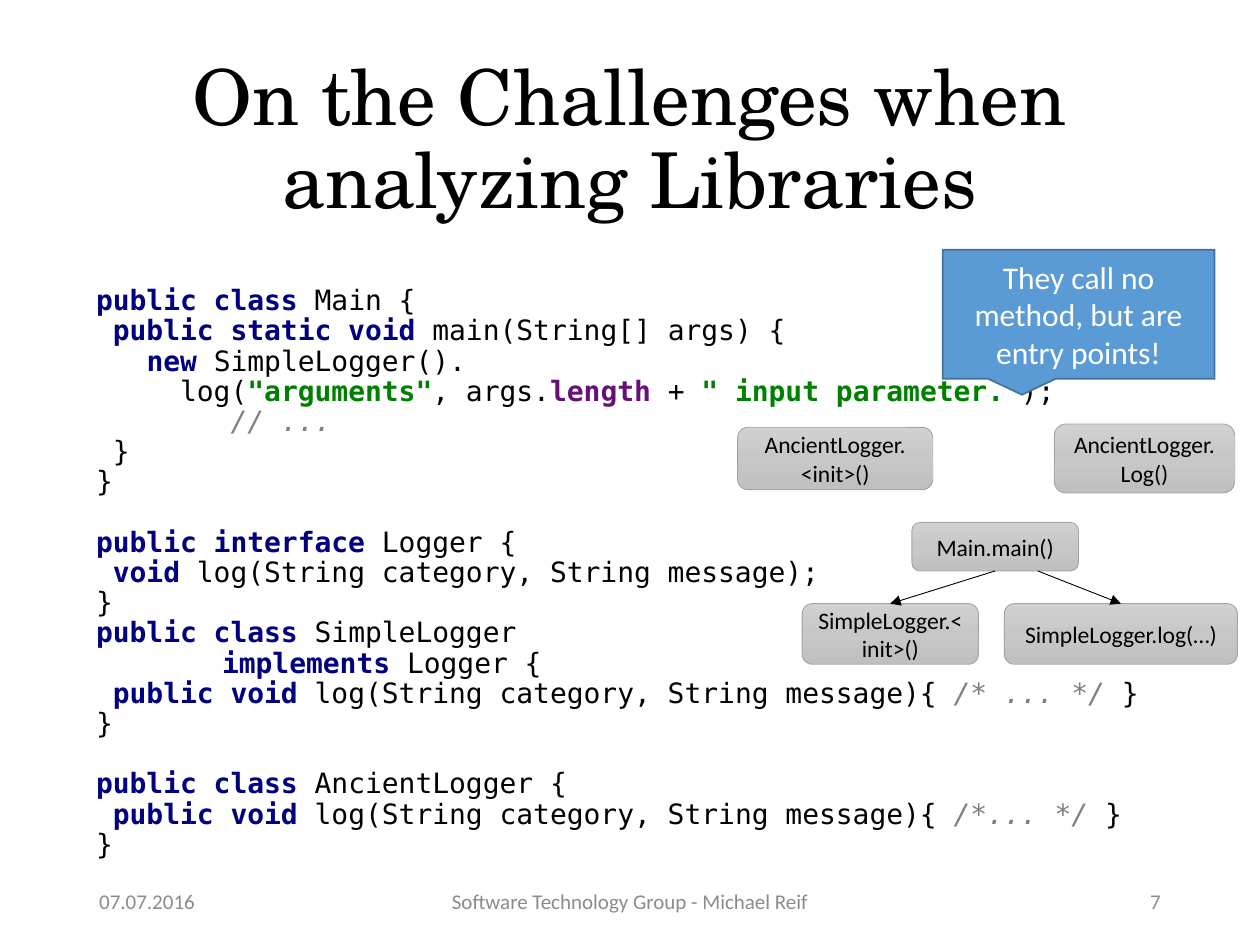
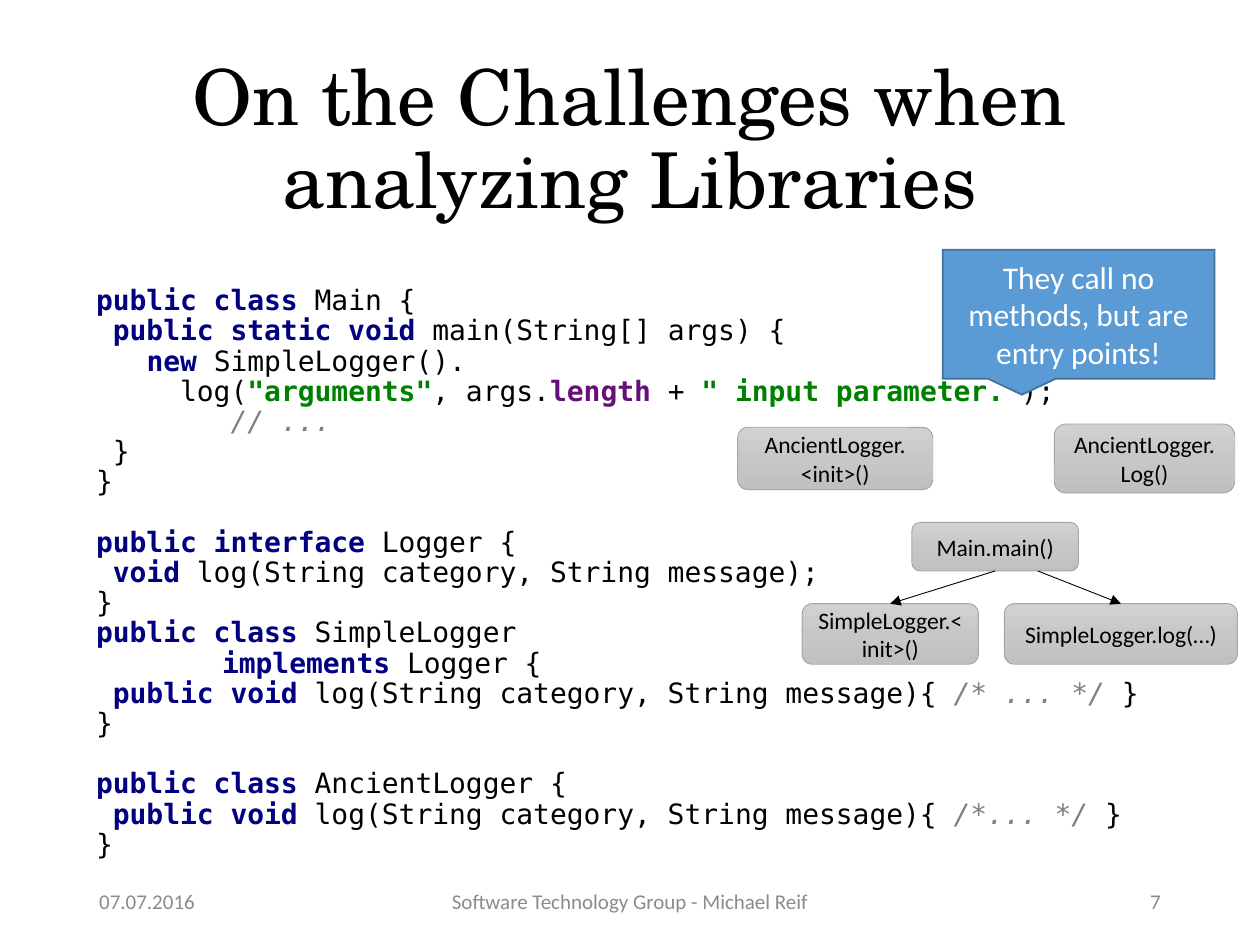
Before and after one commit to stg-tud/apsa, a slide deck: slide 7 of 2016/lecture/APSA-13-LibCG.pptx. Drawn at 1260x945 pixels with LibreOffice and Linux fonts; fonts in the diff are those of the drawing. Boxes give left, top, right and bottom in pixels: in the first picture for what was removed or moved away, otherwise in the second. Text is boxed around its words. In the diff, an @@ line names an element or a change of style, - is before the commit and + after.

```diff
--- a/2016/lecture/APSA-13-LibCG.pptx
+++ b/2016/lecture/APSA-13-LibCG.pptx
@@ text in speech box at (968, 267, 1188, 369): text changed @@
-They call no method, but are entry points!
+They call no methods, but are entry points!
```
Also in this commit, not shown: 5 other slides changed, 1 other file.
